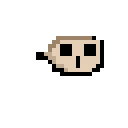
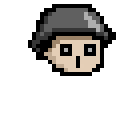
Layer changes from the first w=128, h=128 image to the second:
showed "Helmet" over box(28, 4, 116, 52)
painted on "Head standar copy" over box(64, 48, 92, 52)
hid "Head standar" over box(36, 36, 104, 52)
